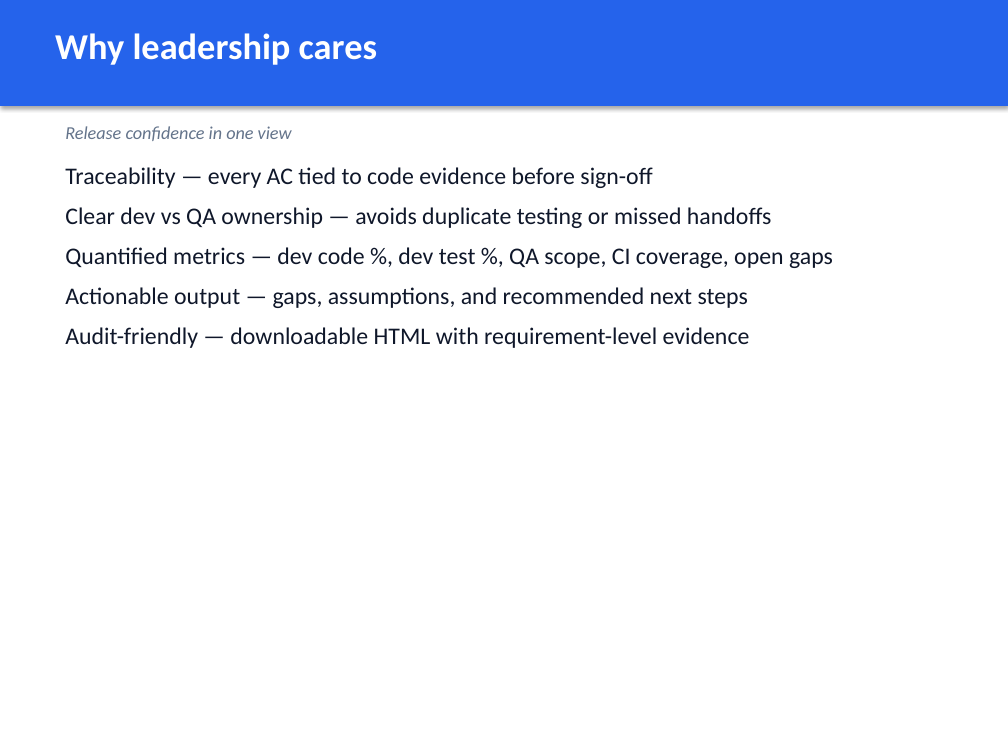
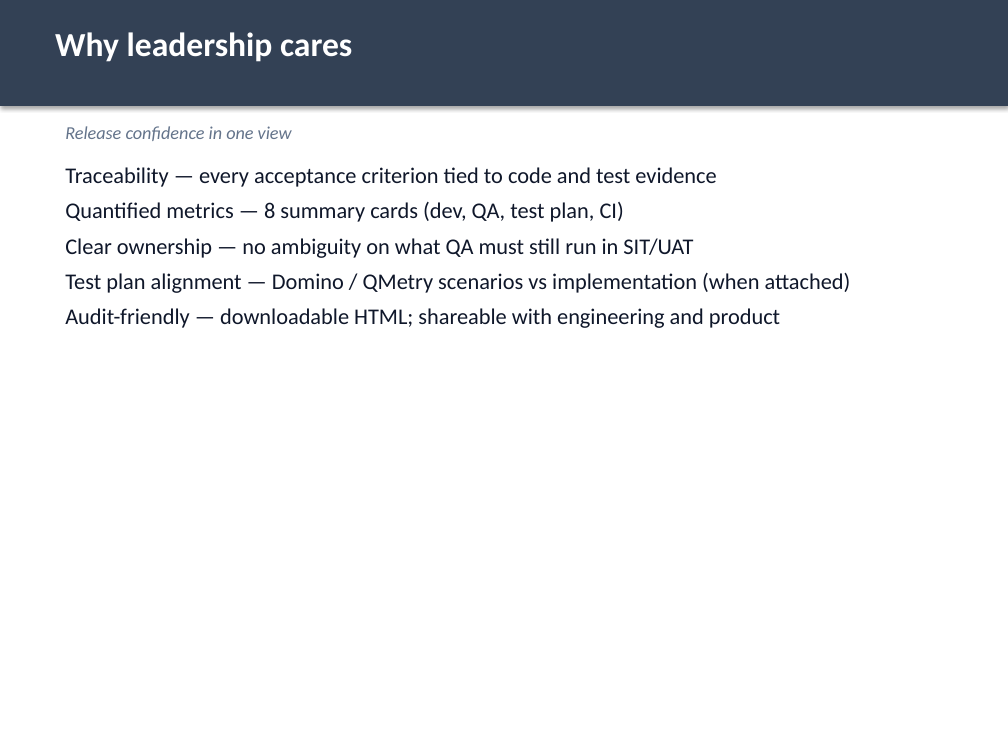
Before and after one commit to mgunjal11/pegasus-qa-agents-lab-copy, a slide deck: slide 5 of docs/MSC-Code-Coverage-Validator-Guide.pptx (slide 3 before the commit). Drawn at 1008x756 pixels with LibreOffice and Linux fonts; fonts in the diff are those of the drawing. Boxes give left, top, right and bottom in pixels: in the first picture for what was removed or moved away, otherwise in the second. Text is boxed around its words. In the diff, an @@ line names an element or a change of style, - is before the commit and + after.

```diff
--- a/docs/MSC-Code-Coverage-Validator-Guide.pptx
+++ b/docs/MSC-Code-Coverage-Validator-Guide.pptx
@@ rectangle at box(0, 0, 1008, 106): fill #2563EB to #334155 @@
@@ text "Why leadership cares" at box(55, 32, 352, 62): size 26 to 24 pt @@
@@ text at box(65, 167, 851, 328): text changed; size 17 to 16 pt @@
-Traceability — every AC tied to code evidence before sign-off
-Clear dev vs QA ownership — avoids duplicate testing or missed handoffs
-Quantified metrics — dev code %, dev test %, QA scope, CI coverage, open gaps
-Actionable output — gaps, assumptions, and recommended next steps
-Audit-friendly — downloadable HTML with requirement-level evidence
+Traceability — every acceptance criterion tied to code and test evidence
+Quantified metrics — 8 summary cards (dev, QA, test plan, CI)
+Clear ownership — no ambiguity on what QA must still run in SIT/UAT
+Test plan alignment — Domino / QMetry scenarios vs implementation (when attached)
+Audit-friendly — downloadable HTML; shareable with engineering and product
```
Also in this commit, not shown: 6 other slides changed, 9 slides added, 5 slides removed, 2 other files.
